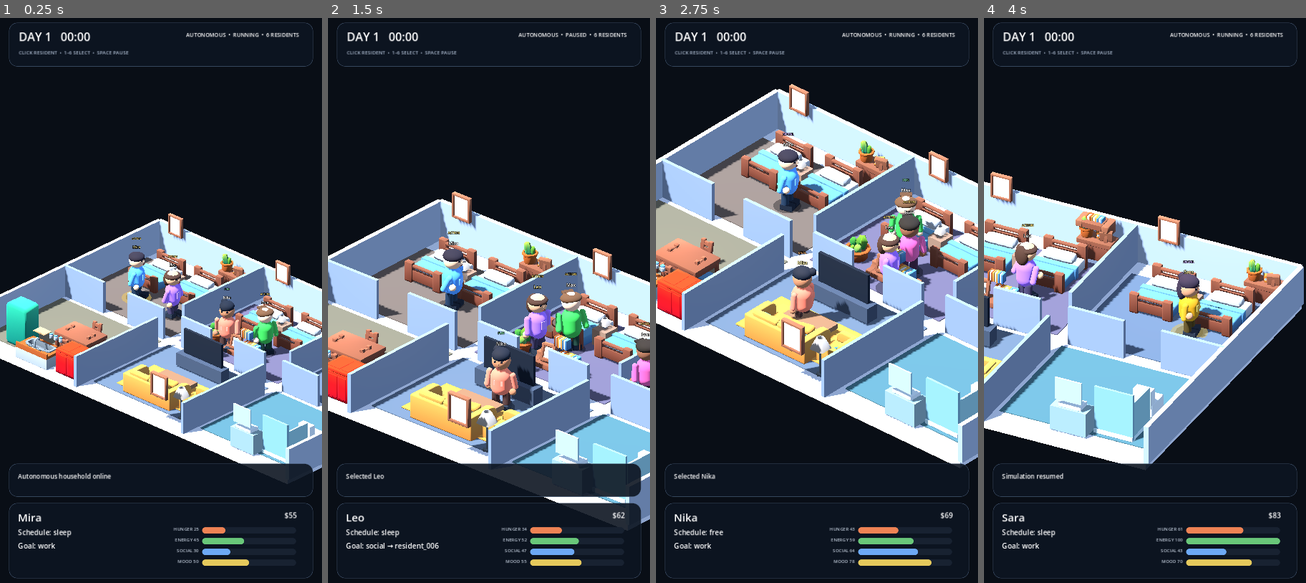
Above: before the commit, frames 1-4 (left to right).
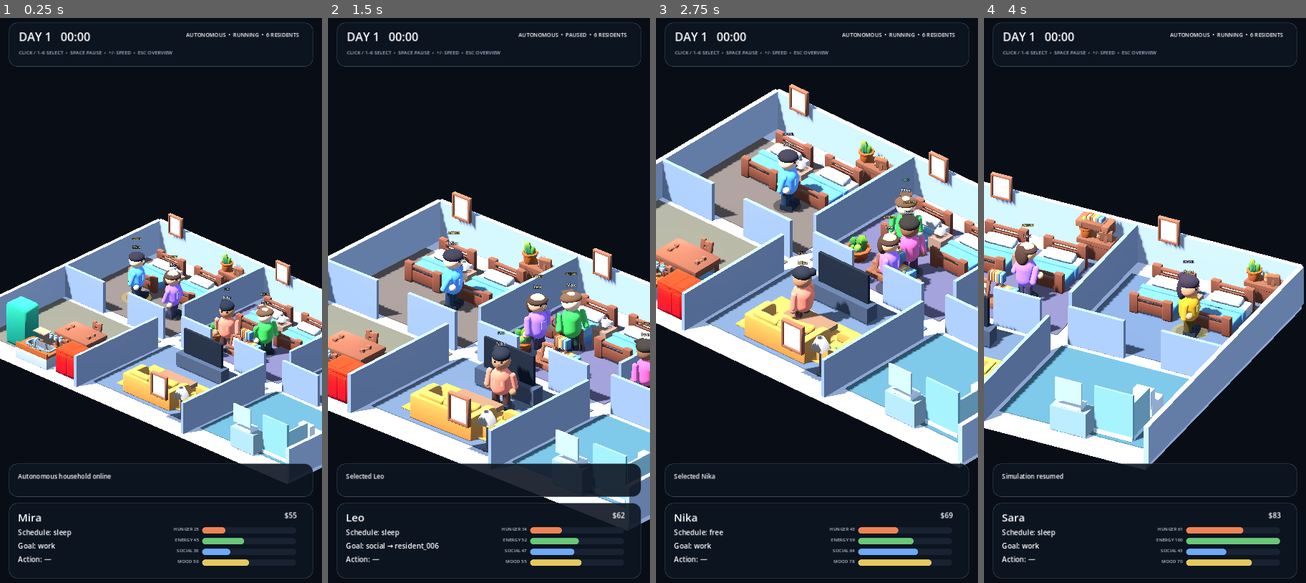
Above: after the commit, the same moments.

Repository: motomotoo2001-maker/lifebox-live
Game: Godot game, scene res://scenes/debug/visual_showcase.tscn
Two runs of this game, one before a commit and one after it. Both use one fixed random seed, a clock stepped at 60 frames per second and the inputs below. The project has no main scene, so this scene is started directly.
Inputs (mouse positions are in pixels of both pictures, inside the frame that each line leads up to):
- Up to frame 1 (0.25 s): no input
- Up to frame 2 (1.5 s): tap Enter at 0.5 s; move the mouse to (559, 272) at 0.52 s; tap 1 at 0.6 s; click (559, 272) at 0.67 s; tap Space at 0.77 s; move the mouse to (424, 328) at 1.27 s; tap 2 at 1.35 s; click (424, 328) at 1.42 s
- Up to frame 3 (2.75 s): tap Space at 1.52 s; move the mouse to (849, 176) at 2.02 s; tap 3 at 2.1 s; click (849, 176) at 2.17 s
- Up to frame 4 (4 s): move the mouse to (1128, 413) at 2.77 s; tap 4 at 2.85 s; click (1128, 413) at 2.92 s; tap Space at 3.02, 3.77 s; move the mouse to (1241, 385) at 3.52 s; tap 5 at 3.6 s; click (1241, 385) at 3.67 s

The runs differ from the first frame. In frame 1, 0.3% of the frame differs, in the area x 5-54%, y 5-97%; in frame 2, 0.3%; in frame 3, 0.3%; in frame 4, 0.3%.

Commit message:
ui: show action and extended controls

Diff:
--- a/scenes/ui/visual_hud.tscn
+++ b/scenes/ui/visual_hud.tscn
@@ -39,7 +39,7 @@
 offset_top = 58.0
 offset_right = 648.0
 offset_bottom = 82.0
-text = "CLICK RESIDENT  •  1–6 SELECT  •  SPACE PAUSE"
+text = "CLICK / 1–6 SELECT  •  SPACE PAUSE  •  +/- SPEED  •  ESC OVERVIEW"
 modulate = Color(0.68, 0.74, 0.82, 1)
 
 [node name="EventPanel" type="Panel" parent="."]
@@ -88,9 +88,16 @@
 [node name="GoalLabel" type="Label" parent="ResidentPanel"]
 offset_left = 20.0
 offset_top = 84.0
-offset_right = 330.0
-offset_bottom = 112.0
+offset_right = 310.0
+offset_bottom = 110.0
 text = "Goal: —"
+
+[node name="ActionLabel" type="Label" parent="ResidentPanel"]
+offset_left = 20.0
+offset_top = 114.0
+offset_right = 310.0
+offset_bottom = 142.0
+text = "Action: —"
 
 [node name="HungerLabel" type="Label" parent="ResidentPanel"]
 offset_left = 318.0
